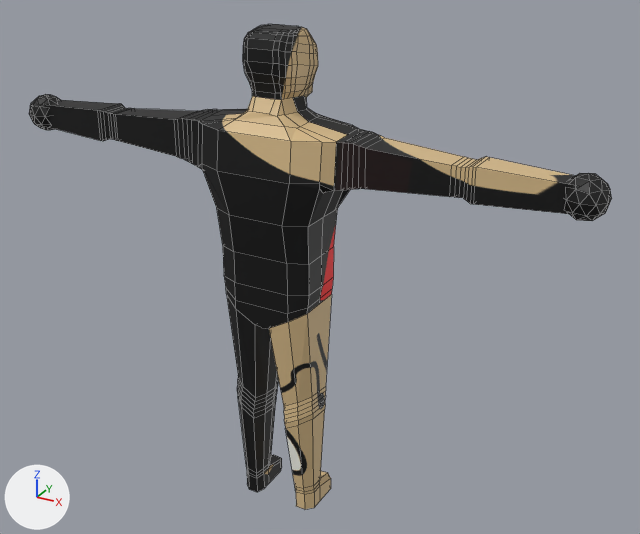
An edit to the Blender file 99 storeys to go (actual game stuff)/Assets/_blend files/human model.blend, drawn before and after from the same camera.
One viewpoint serves both versions: a camera (50 mm lens) standing at (8.2, -13.7, 5.93) and looking at (0.59, 0.13, -0.98). Lighting does not change. The marker at lower left points along +X, +Y and +Z. Mesh edges are drawn as thin lines.

The scene before the commit, as lines of its bpy script (objects in view):
```python
me_cylinder = bpy.data.meshes.new('Cylinder')
me_cylinder.from_pydata(...)  # 714 vertices, 749 faces; spans x -5.91..5.91, y -1.25..0.52, z -6.18..3.55
me_cylinder.materials.append(mat_texture)  # picture img_character_texture_png
ob_cylinder = bpy.data.objects.new('Cylinder', me_cylinder)
ob_cylinder.location = (0.0, 0.0, 0.0)
```
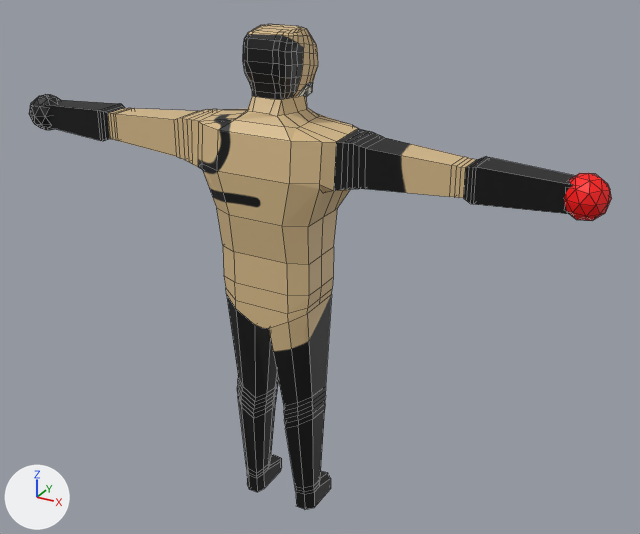
The change, as a list of edits to the scene's bpy script:
```text
Change me_cylinder:
    used by ob_cylinder; location = (0.0, 0.0, 0.0)
    remove me_cylinder.from_pydata(...)  # 714 vertices, 749 faces; spans x -5.91..5.91, y -1.25..0.52, z -6.18..3.55
    add me_cylinder.from_pydata(...)  # 726 vertices, 766 faces; spans x -5.91..5.91, y -1.25..0.52, z -6.18..3.55
    me_cylinder part 1
    4 vertices are removed from x -0.84..0.84, y -0.35..-0.33, z -6.18
    10 faces are deleted
    8 new faces join them
    me_cylinder part 2
    19 faces are deleted
    16 vertices are added at x -0.51..0.51, y -0.38..-0.24, z 2.51..3.52
    38 new faces join them
    me_cylinder part 3: 719 kept faces spanning x -5.91..5.91, y -1.25..0.52, z -6.18..3.55 get new texture (UV) coordinates
```

Location of each change, [x1, y1, x2, y2] in pixels of the pictures (640 x 534 px; the box of a moved part takes in the faces that stretch with it):
part 1 of me_cylinder, moved or reshaped: [264, 462, 331, 507] in both
part 2 of me_cylinder, built on: [259, 24, 310, 98] in both
part 3 of me_cylinder, surface changed (black to beige): [105, 27, 612, 509] in both
